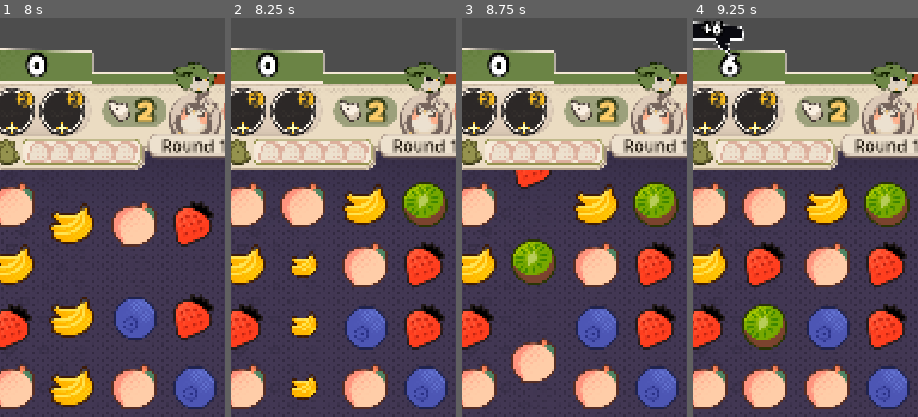
Above: before the commit, frames 1-4 (left to right).
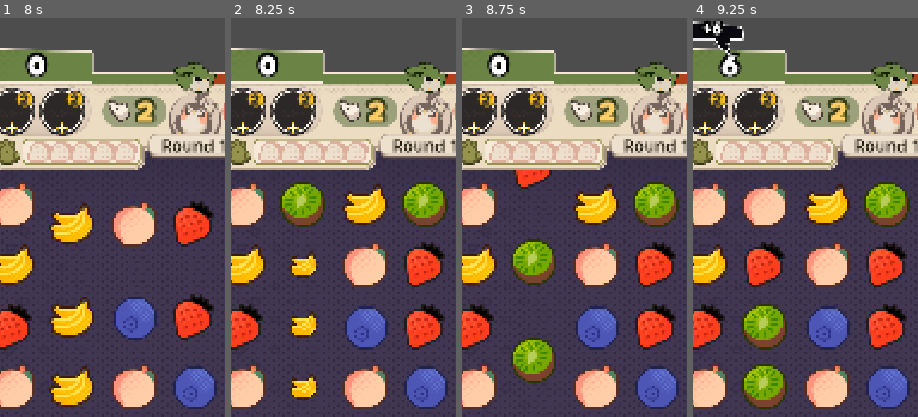
Above: after the commit, the same moments.

Repository: kakachaDev/origami-battle-godot
Game: Godot game, scene res://Assets/Scenes/game.tscn
The game is run twice, just before and just after one commit, with the same random seed, the same clock (stepped at 60 frames per second) and the same inputs.
Inputs (mouse positions are % of the whole screen's width and height, from its top left):
- Up to frame 1 (8 s): click "Правила" at 0.5 s; click "Подробности" at 1.25 s; click (10, 34) at 2.02 s; click "Правила" at 2.75 s; click "Подробности" at 3.5 s; click (10, 34) at 4.27 s; click "Правила" at 5 s; click "Подробности" at 5.75 s; click (10, 34) at 6.52 s; tap Enter at 7.25 s; drag from (50, 69) to (60, 28) at 7.27 s
- Up to frame 2 (8.25 s): drag from (30, 55) to (45, 70) at 8.02 s
- Up to frame 3 (8.75 s): no input
- Up to frame 4 (9.25 s): move the mouse to (60, 28) at 8.77 s; click (60, 28) at 8.92 s
The pictures show only the part of the screen within x 7-57%, y 23-72%; the shares and areas given below are measured in that part.

Frame 1 is identical in both runs. In frame 2, 1.9% of the frame differs, in the area x 21-42%, y 41-53%; in frame 3, 1.9%, in the area x 21-42%, y 80-92%; in frame 4, 1.9%.

Commit message:
Fix gem visual desync: use stored gem type for new cells, not board state
_apply_cell_state reads the FINAL board (post-cascade), so new gems
placed by fill_empty were styled with the wrong type when a cascade
later shifted them to different positions. Use s.gem (recorded at
simulation time) instead — a falling gem keeps its type.

Co-Authored-By: Claude Sonnet 4.6 <noreply@anthropic.com>

Diff:
--- a/Assets/Scripts/GameBoard.gd
+++ b/Assets/Scripts/GameBoard.gd
@@ -411,7 +411,8 @@
 						var cell: GemCell = pool[pool_used]
 						pool_used += 1
 						_cells[pos.x][pos.y] = cell
-						_apply_cell_state(cell, pos)
+						cell.gem_data = gem_resources[s.gem]
+						cell.modifier_data = null
 						cell.scale = Vector2.ONE
 						cell.visible = true
 						cell.position = _cell_pos(-(total - idx), col)
